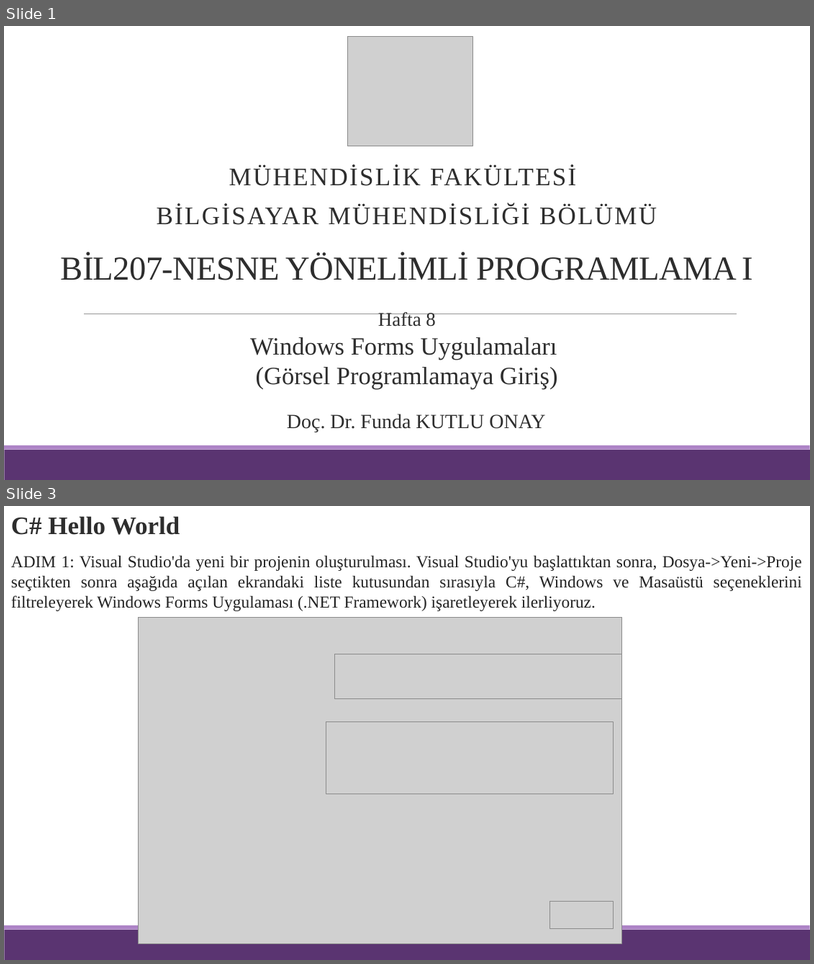
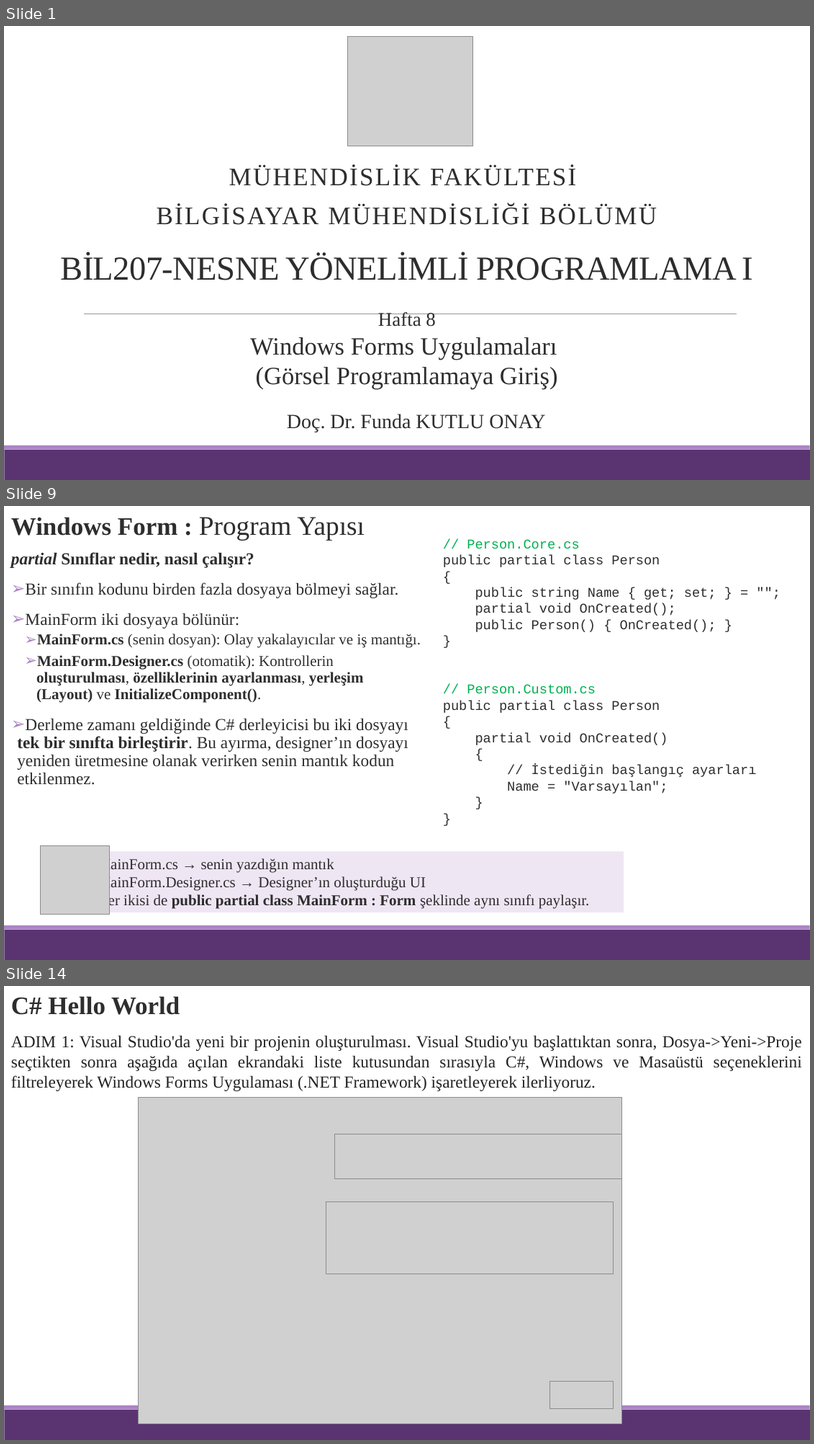
Before and after one commit to funkut/BM0207-BIL207-Ders-Notlar-, a slide deck: Hafta 8.pptx. Shown one above the other, each under a label of ours: slides 1 and 3 before the commit, slides 1, 9 and 14 after it; the slides between them are not shown. The pictures are 814x964 and 814x1444 pixels, drawn with LibreOffice and Linux fonts; fonts in the diff are those of the drawing; grey boxes stand for pictures. Boxes give left, top, right and bottom in pixels: in the first picture for what was removed or moved away, otherwise in the second. Text is boxed around its words. In the diff, an @@ line names an element or a change of style, - is before the commit and + after.

```diff
--- a/Hafta 8.pptx
+++ b/Hafta 8.pptx
@@ slide 9 added at <box>4,506,810,960</box>, background #FFFFFF; not listed: 2 template elements that a slide beside it also shows @@
@@ text added at <box>11,517,365,540</box>, 32 pt, text #2D2D2D @@
+Windows Form : Program Yapısı
@@ text added at <box>443,539,756,793</box>, 16 pt, text #2D2D2D @@
+// Person.Core.cs
+public partial class Person
+{
+public string Name { get; set; } = "";
+partial void OnCreated();
+public Person() { OnCreated(); }
+}
+// Person.Custom.cs
+public partial class Person
+{
+partial void OnCreated()
+{
+// İstediğin başlangıç ayarları
+Name = "Varsayılan";
+}
+}
@@ text added at <box>11,552,421,785</box>, 20 pt, text #2D2D2D @@
+partial Sınıflar nedir, nasıl çalışır?
+➢ Bir sınıfın kodunu birden fazla dosyaya bölmeyi sağlar.
+➢ MainForm iki dosyaya bölünür:
+  ➢ MainForm.cs (senin dosyan): Olay yakalayıcılar ve iş mantığı.
+  ➢ MainForm.Designer.cs (otomatik): Kontrollerin oluşturulması, özelliklerinin ayarlanması, yerleşim (Layout) ve InitializeComponent().
+➢ Derleme zamanı geldiğinde C# derleyicisi bu iki dosyayı tek bir sınıfta birleştirir. Bu ayırma, designer’ın dosyayı yeniden üretmesine olanak verirken senin mantık kodun etkilenmez.
@@ picture added at <box>41,845,110,914</box> @@
@@ rectangle added at <box>91,852,624,913</box>, fill #EFE6F4, 18 pt, text #2D2D2D @@
+MainForm.cs → senin yazdığın mantık
+MainForm.Designer.cs → Designer’ın oluşturduğu UI
+Her ikisi de public partial class MainForm : Form şeklinde aynı sınıfı paylaşır.
@@ what was slide 3 is now slide 14 @@
```
Also in this commit, not shown: 1 slide changed, 10 other slides added.
